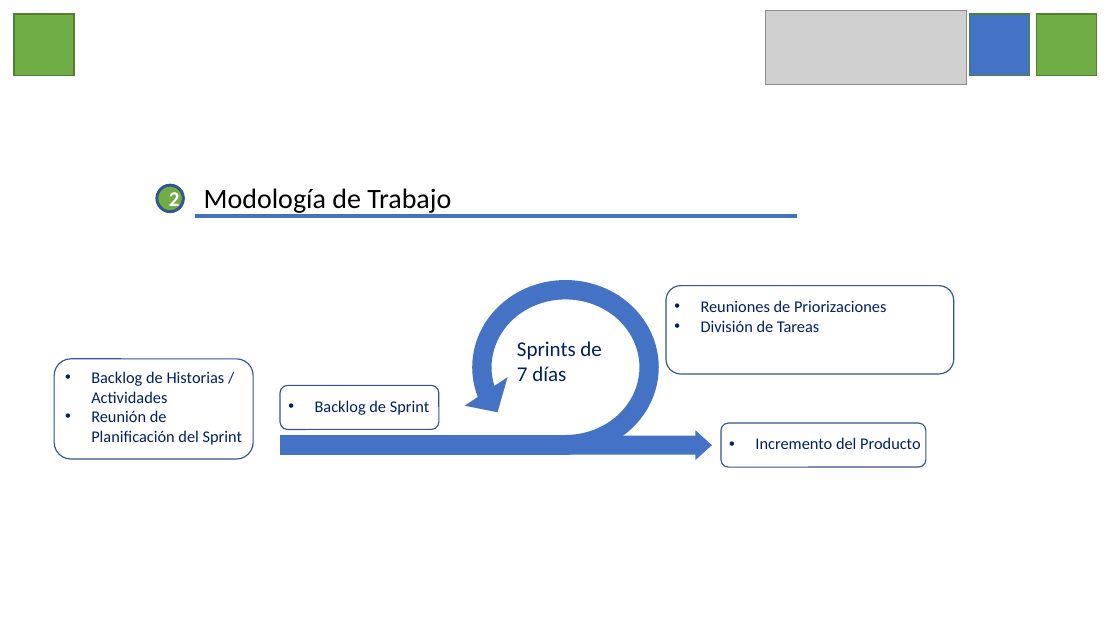
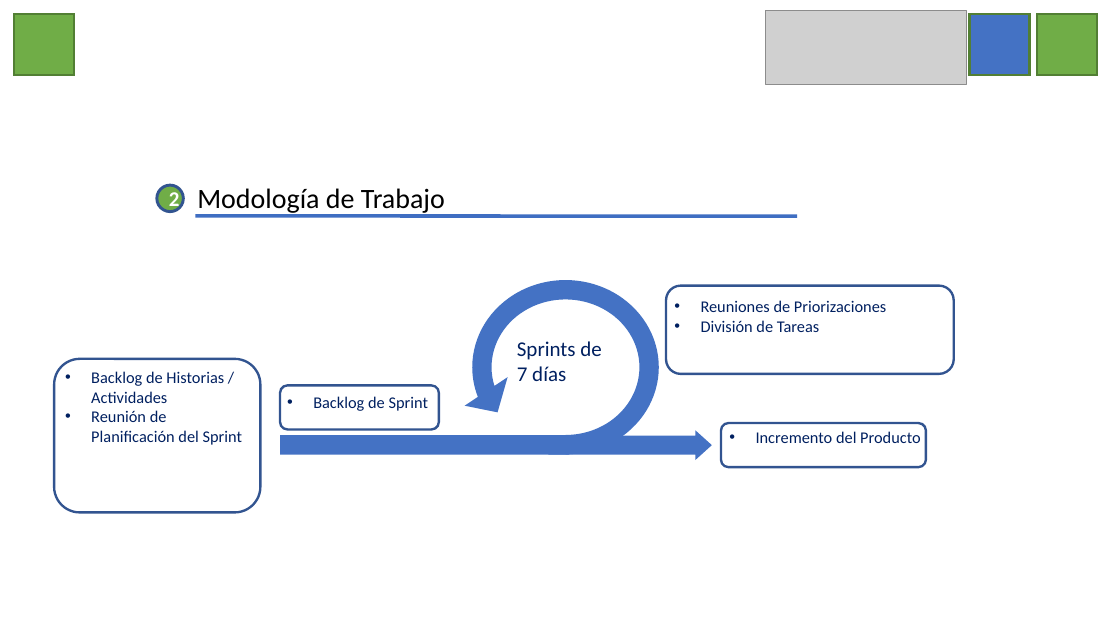
Before and after one commit to clebercmb/cachureros-front, a slide deck: slide 5 of Web Cachurero.pptx (slide 4 before the commit). Drawn at 1120x630 pixels with LibreOffice and Linux fonts; fonts in the diff are those of the drawing; grey boxes stand for pictures. Boxes give left, top, right and bottom in pixels: in the first picture for what was removed or moved away, otherwise in the second. Text is boxed around its words. In the diff, an @@ line names an element or a change of style, - is before the commit and + after.

Commit message:
final presentation updated

```diff
--- a/Web Cachurero.pptx
+++ b/Web Cachurero.pptx
@@ text "Modología de Trabajo": place and size @@
-text "Modología de Trabajo" at (204,188,451,215)
+text "Modología de Trabajo" at (197,188,445,215)
@@ outline #325491 1 pt to #325491 2 pt; proportions changed in 4 elements at (280,386,439,429), (666,286,954,374), (721,423,926,467), (54,359,260,513) @@
@@ rounded rectangle: place and size @@
-rounded rectangle at (55,359,254,459)
+rounded rectangle at (54,359,260,513)
@@ text "Backlog de Sprint": place and size @@
-text "Backlog de Sprint" at (315,400,429,415)
+text "Backlog de Sprint" at (313,396,428,411)
@@ text "Incremento del Producto": place and size @@
-text "Incremento del Producto" at (755,437,921,449)
+text "Incremento del Producto" at (756,431,921,443)
```
Also in this commit, not shown: 6 other slides changed, 3 slides added.
